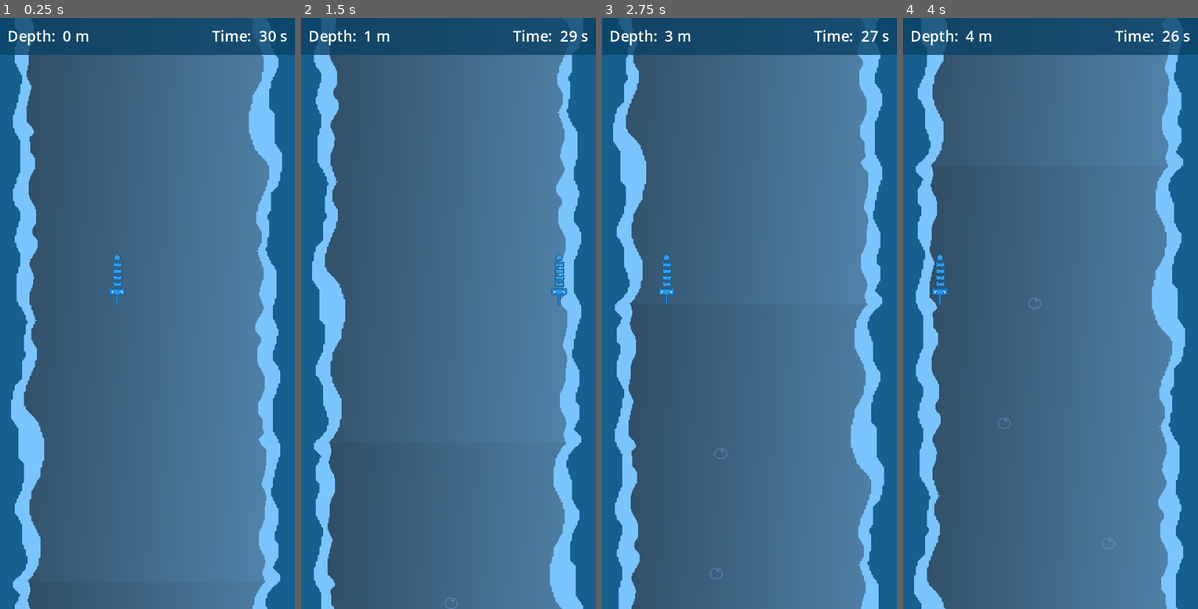
Above: before the commit, frames 1-4 (left to right).
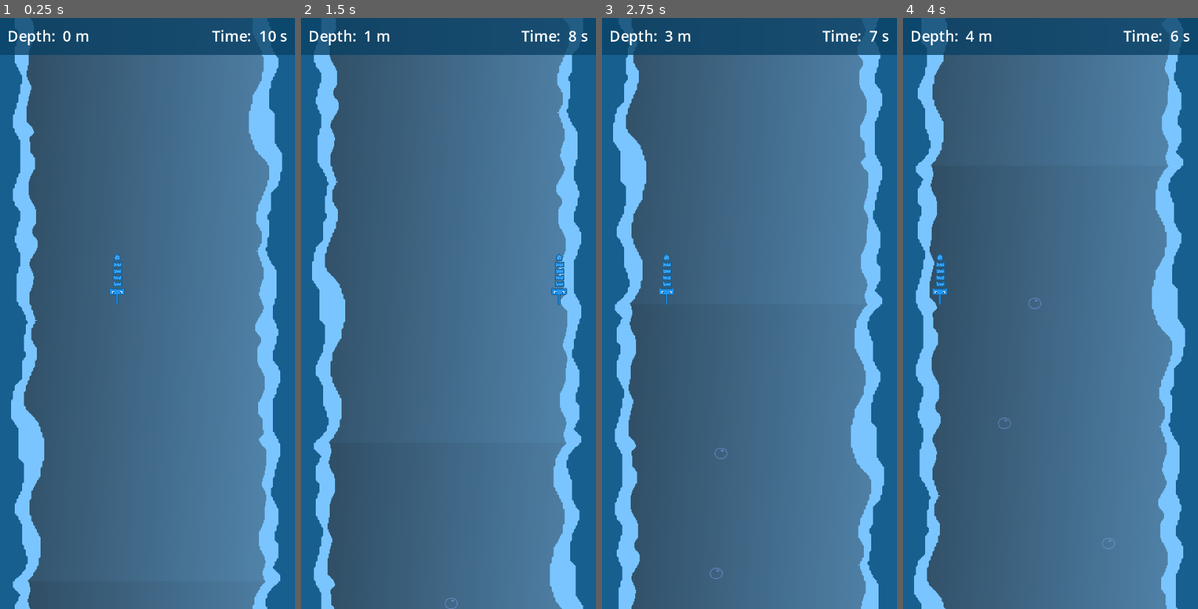
Above: after the commit, the same moments.

Repository: markusweiss/BrackeysGJam23-2
Game: Godot game, scene res://Actors/main.tscn
Same seed, same stepped clock (60 frames per second), same inputs: the game is played once before the commit and once after it.
Inputs:
- Up to frame 1 (0.25 s): no input
- Up to frame 2 (1.5 s): hold Right (move_right) from 0.53 s (still down)
- Up to frame 3 (2.75 s): release Right (move_right) at 2.03 s; hold Left (move_left) from 2.03 s (still down)
- Up to frame 4 (4 s): keep holding Left (move_left)

The runs differ from the first frame. In frame 1, less than 0.1% of the frame differs, in the area x 88-91%, y 2-4%; in frame 2, 0.2%, in the area x 71-98%, y 2-4%; in frame 3, 0.2%; in frame 4, 0.2%.

Commit message:
add timer bonus and pause

Diff:
--- a/Scripts/bubble.gd
+++ b/Scripts/bubble.gd
@@ -1,4 +1,6 @@
 extends Area2D
+
+@onready var countdown_timer = get_node("/root/Main/UI_Top/")
 
 var rng = RandomNumberGenerator.new()
 var rand_int = rng.randi_range(50, 240)
@@ -23,4 +25,5 @@
 
 
 func _on_body_entered(body):
+	countdown_timer.countdownTimer+=1
 	queue_free()
--- a/Scripts/ui_top.gd
+++ b/Scripts/ui_top.gd
@@ -3,7 +3,7 @@
 var startTimer = true
 var timerTime = 0
 
-var countdownTimer = 30
+var countdownTimer = 10
 var timerRunning = true
 
 func _physics_process(delta):
@@ -14,9 +14,11 @@
 
 	if (timerRunning):
 		countdownTimer -= delta
+
 		var seconds = int(round(countdownTimer))
 		$Control/MarginWrapper/MarginContainer/TimeContainer/TimeValue.text = str(seconds) + " s"
 
 		if (countdownTimer <= 0):
 			countdownTimer = 0
 			timerRunning = false
+			get_tree(). paused = true
